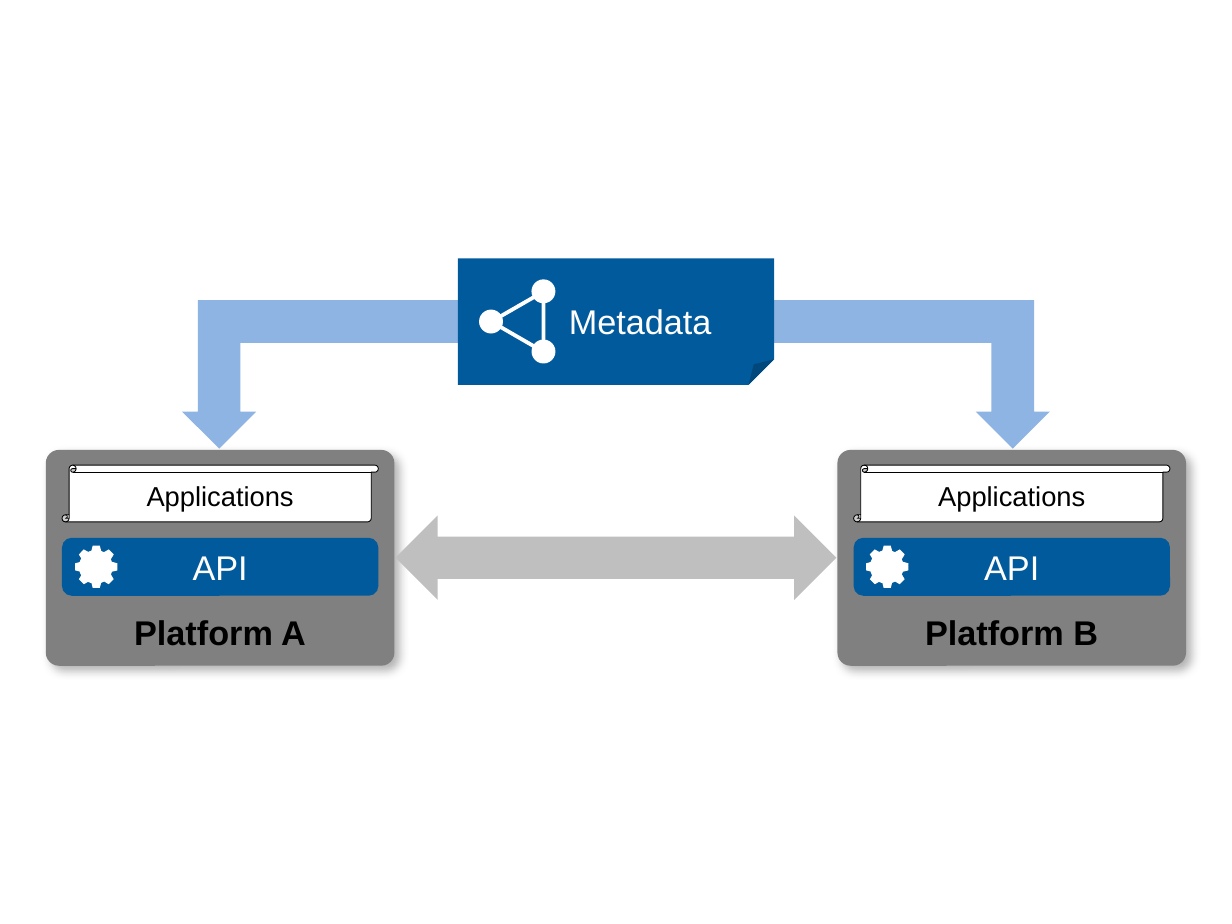
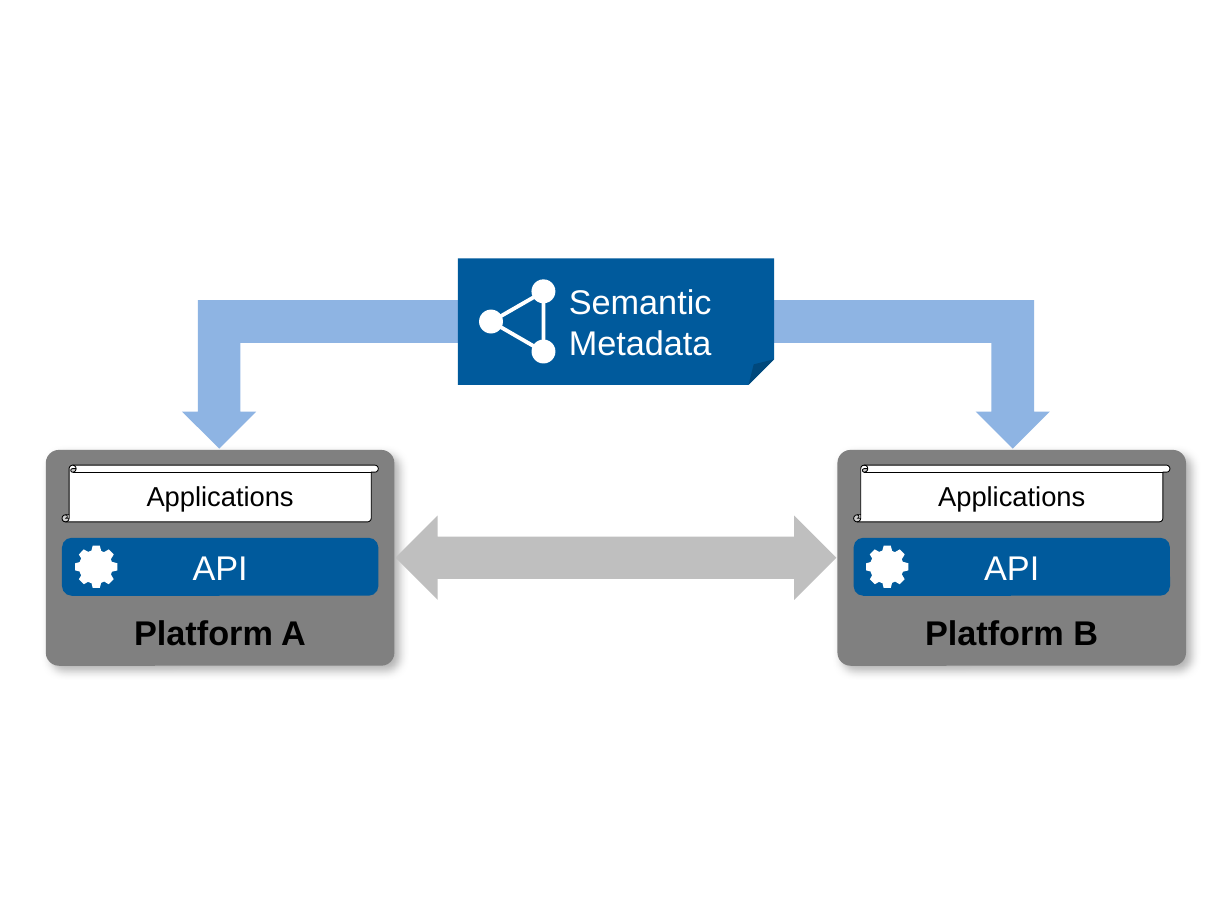
Before and after one commit to w3c/wot-charter-drafts, a slide deck: slide 3 of wot-wg-2016-figure.pptx (slide 4 before the commit). Drawn at 1232x924 pixels with LibreOffice and Linux fonts; fonts in the diff are those of the drawing. Boxes give left, top, right and bottom in pixels: in the first picture for what was removed or moved away, otherwise in the second. Text is boxed around its words. In the diff, an @@ line names an element or a change of style, - is before the commit and + after.

```diff
--- a/wot-wg-2016-figure.pptx
+++ b/wot-wg-2016-figure.pptx
@@ text in folded corner at (569,289,712,315): paragraph added @@
+Semantic
```
Also in this commit, not shown: 1 other slide changed, 1 slide removed, 2 other files.
